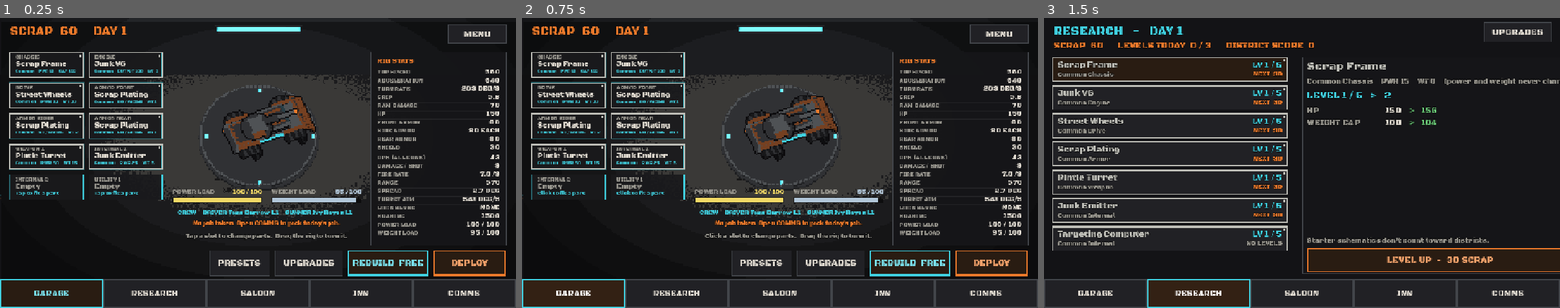
Above: before the commit, frames 1-3 (left to right).
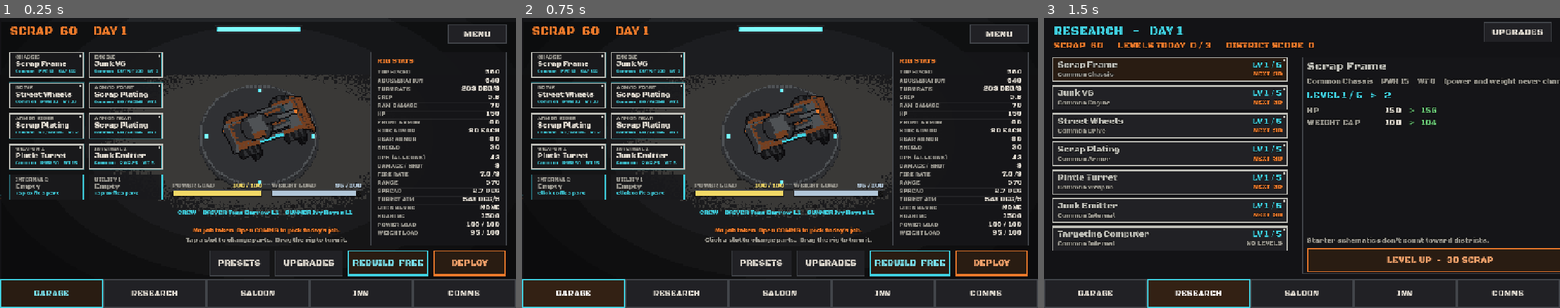
Above: after the commit, the same moments.

Repository: Asmogius/helriders-game
Game: Godot game, scene res://scenes/garage.tscn
Same seed, same stepped clock (60 frames per second), same inputs: the game is played once before the commit and once after it.
Inputs:
- Up to frame 1 (0.25 s): no input
- Up to frame 2 (0.75 s): click "GARAGE" at 0.5 s
- Up to frame 3 (1.5 s): click "RESEARCH" at 1.25 s

The runs differ from the first frame. In frame 1, 2.8% of the frame differs, in the area x 33-70%, y 56-78%; in frame 2, 2.8%; in frame 3, nothing differs.

Commit message:
V2.3 sample v4: callout line from the open slot card to its part (square-routed in the gutters, only while a slot is open); 8-way outline + glow; part sheet spans centre+right (3 cards at 1280) with a changed-rows stats panel; crew row MIN_TOUCH; tests and v4 previews

Diff:
--- a/scripts/garage.gd
+++ b/scripts/garage.gd
@@ -1349,6 +1349,7 @@
 	const ROW_H := 26.0
 	var single_column := false   # V2.3 sample: one tall column (garage_layout.gd)
 	var _row_h := ROW_H
+	var only_changed := false    # V2.3 sample: list just the rows the previewed part changes
 	# [label, key, higher is better, decimals, suffix]
 	const LEFT := [
 		["TOP SPEED", "speed", true, 0, ""],
@@ -1442,7 +1443,15 @@
 		draw_rect(Rect2(Vector2.ZERO, size), UI.PANEL_EDGE, false, 2.0)
 		draw_string(font, Vector2(16, 28), title, HORIZONTAL_ALIGNMENT_LEFT, size.x - 32.0, 17, T.COL_ORANGE)
 		var col_w := (size.x - 56.0) / 2.0
-		if single_column:   # V2.3 sample: the stats panel on the right
+		if single_column and only_changed:   # V2.3 sample: short panel over the part sheet
+			col_w = size.x - 32.0
+			var rows: Array = (LEFT + RIGHT).filter(_changed)
+			if rows.is_empty():
+				draw_string(font, Vector2(16, 60), "No change", HORIZONTAL_ALIGNMENT_LEFT, col_w, 15, UI.TEXT_DIM)
+			_row_h = minf(ROW_H, (size.y - 44.0) / float(maxi(rows.size(), 1)))
+			_column(font, rows, Vector2(16, 34), col_w)
+			_row_h = ROW_H
+		elif single_column:   # V2.3 sample: the stats panel on the right
 			col_w = size.x - 32.0
 			_row_h = minf(ROW_H, (size.y - 64.0) / float(LEFT.size() + RIGHT.size()))
 			_column(font, LEFT, Vector2(16, 34), col_w)
@@ -1463,9 +1472,18 @@
 				why.append("power")
 			if float(after.capacity) > 0.0 and float(after.weight) > float(after.capacity):
 				why.append("weight")
-			draw_string(font, foot, "OVERLOAD (%s): speed and acceleration -%d%%" % [" + ".join(why), roundi((1.0 - m_after) * 100.0)], HORIZONTAL_ALIGNMENT_LEFT, size.x - 32.0, 15, UI.BAD)
+			var msg := "OVERLOAD (%s): speed and acceleration -%d%%" % [" + ".join(why), roundi((1.0 - m_after) * 100.0)]
+			if single_column:   # V2.3 sample: narrow panel
+				msg = "OVERLOAD: speed, accel -%d%%" % roundi((1.0 - m_after) * 100.0)
+			draw_string(font, foot, msg, HORIZONTAL_ALIGNMENT_LEFT, size.x - 32.0, 15, UI.BAD)
 		elif m_now < 1.0:
 			draw_string(font, foot, "Overload cleared", HORIZONTAL_ALIGNMENT_LEFT, size.x - 32.0, 15, UI.GOOD)
+
+	func _changed(r: Array) -> bool:
+		var key: String = r[1]
+		if absf(float(now[key]) - float(after[key])) >= 0.05:
+			return true
+		return LIMITS.has(key) and absf(float(now[LIMITS[key]]) - float(after[LIMITS[key]])) >= 0.05
 
 	func _column(font: Font, rows: Array, origin: Vector2, width: float) -> void:
 		var y := origin.y
--- a/scripts/garage_focus.gd
+++ b/scripts/garage_focus.gd
@@ -1,12 +1,14 @@
 extends Node
 ## V2.3 sample (P6): while a slot card is open, its part lights up on the rig
-## (an additive copy of that part's sprite sheet, pulsing), instead of callout
-## lines. Uses the rig's own art: part layers (drive, armor, utility and
+## (a solid outline plus an additive copy of that part's sprite sheet, pulsing)
+## and one callout line runs from the card to the part. Nothing is drawn while
+## no slot is open. Uses the rig's own art: part layers (drive, armor, utility and
 ## internal kits), turret sheets (weapons), the hull (chassis and engine: the
 ## engine has no layer of its own). Code-drawn rigs (no art) get nothing.
 
 const Vehicle := preload("res://scripts/vehicle.gd")
 const T := preload("res://scripts/tuning.gd")
+const UI := preload("res://scripts/ui_theme.gd")
 const LAYER_FOR := {   # fitted part id -> its layer on the hull sheet
 	"shock_pulse": "shock_emitter", "emergency_patch": "patch_kit", "mine_dropper": "mine_rack",
 	"targeting_computer": "sensor_dish", "advanced_targeting": "sensor_dish", "roll_cage": "roll_cage",
@@ -16,8 +18,94 @@
 
 var garage: Control
 var _overlay: Sprite2D = null
-var _outline: Array[Sprite2D] = []   # 4 solid copies, 1 texel out, behind the part
+var _outline: Array[Sprite2D] = []   # 8 solid copies, 1 texel out, behind the part
 static var _shader: Shader
+var line: Control   # the callout, drawn above the rig (tests read it)
+
+
+func _ready() -> void:
+	line = Control.new()
+	line.name = "FocusLine"
+	line.mouse_filter = Control.MOUSE_FILTER_IGNORE
+	line.set_anchors_preset(Control.PRESET_FULL_RECT)
+	line.draw.connect(_draw_line)
+	garage.add_child.call_deferred(line)   # last child: above the rig and the cards
+
+
+## Card edge -> elbow -> the part's point on the rig, or [] when nothing is open.
+func callout_points() -> PackedVector2Array:
+	if garage == null or int(garage.get("selected")) < 0 or garage.get("tab") != "GARAGE":
+		return PackedVector2Array()
+	var i := int(garage.get("selected"))
+	var tag: Control = (garage.get("_tags") as Array)[i]
+	var rig: Node2D = garage.get("preview")
+	if tag == null or rig == null or not rig.is_visible_in_tree():
+		return PackedVector2Array()
+	var r := tag.get_global_rect()
+	var grid_right := r.end.x
+	for t: Control in garage.get("_tags"):
+		if t.visible:
+			grid_right = maxf(grid_right, t.get_global_rect().end.x)
+	var to: Vector2 = rig.to_global(garage.call("slot_anchor", i))
+	var slot: Dictionary = garage.SLOTS[i]
+	if _target != null and is_instance_valid(_target) and slot.key != "engine" and slot.key != "chassis":
+		var c := part_centre(_target)
+		if c != Vector2.INF:
+			to = c
+	# Square routing in the gutters: out of the card, along the gutter right of
+	# the grid to the part's height, then straight across to the part. The
+	# line never crosses another card or the part sheet.
+	var gx := grid_right + UI.GAP
+	if r.end.x >= grid_right - 1.0:   # right-hand card: straight out of its edge
+		var from := Vector2(r.end.x, r.get_center().y)
+		return PackedVector2Array([from, Vector2(gx, from.y), Vector2(gx, to.y), to])
+	# left-hand card: down into the gap under it first
+	var gy := r.end.y + UI.GAP * 0.5
+	var from := Vector2(r.end.x - 2.0 * UI.GRID, r.end.y)
+	return PackedVector2Array([from, Vector2(from.x, gy), Vector2(gx, gy), Vector2(gx, to.y), to])
+
+
+static var _centres := {}   # "texture rid:frame" -> local centre of the opaque pixels
+
+
+## Global centre of the visible pixels of `sp`'s current frame (Vector2.INF if none).
+static func part_centre(sp: Sprite2D) -> Vector2:
+	if sp.texture == null:
+		return Vector2.INF
+	var key := "%s:%d" % [sp.texture.get_rid(), sp.frame]
+	if not _centres.has(key):
+		var img := sp.texture.get_image()
+		var fw := img.get_width() / sp.hframes
+		var fh := img.get_height() / sp.vframes
+		var ox := (sp.frame % sp.hframes) * fw
+		var oy := (sp.frame / sp.hframes) * fh
+		var sum := Vector2.ZERO
+		var n := 0
+		for y in range(0, fh, 2):
+			for x in range(0, fw, 2):
+				if img.get_pixel(ox + x, oy + y).a > 0.5:
+					sum += Vector2(x, y)
+					n += 1
+		_centres[key] = Vector2.INF if n == 0 else sum / n - Vector2(fw, fh) * (0.5 if sp.centered else 0.0) + sp.offset
+	var local: Vector2 = _centres[key]
+	return Vector2.INF if local == Vector2.INF else sp.get_global_transform() * local
+
+
+func _draw_line() -> void:
+	var p := callout_points()
+	if p.is_empty():
+		return
+	var gt := line.get_global_transform().affine_inverse()
+	for k in p.size():
+		p[k] = gt * p[k]
+	var c := T.COL_ORANGE
+	line.draw_polyline(p, Color(0, 0, 0, 0.6), 6.0)   # dark edge: reads on any floor
+	line.draw_polyline(p, c, 3.0)
+	line.draw_circle(p[0], 5.0, c)
+	var end := p[p.size() - 1]
+	var pulse := 10.0 + 2.0 * sin(_t * 5.0)
+	line.draw_arc(end, pulse, 0.0, TAU, 24, Color(0, 0, 0, 0.6), 5.0)
+	line.draw_arc(end, pulse, 0.0, TAU, 24, c, 2.5)
 var _target: Sprite2D = null
 var _t := 0.0
 
@@ -54,6 +142,8 @@
 
 func _process(delta: float) -> void:
 	_t += delta
+	if line != null:
+		line.queue_redraw()
 	var want: Sprite2D = null
 	if garage != null and int(garage.get("selected")) >= 0 and garage.get("preview") != null:
 		var i := int(garage.get("selected"))
@@ -73,7 +163,7 @@
 			if _shader == null:
 				_shader = Shader.new()
 				_shader.code = SILHOUETTE
-			for d: Vector2 in [Vector2.LEFT, Vector2.RIGHT, Vector2.UP, Vector2.DOWN]:
+			for d: Vector2 in [Vector2.LEFT, Vector2.RIGHT, Vector2.UP, Vector2.DOWN, Vector2(-1, -1), Vector2(1, -1), Vector2(-1, 1), Vector2(1, 1)]:
 				var o := Sprite2D.new()
 				o.name = "FocusOutline"
 				var sm := ShaderMaterial.new()
@@ -92,7 +182,7 @@
 		_overlay.frame = _target.frame
 		_overlay.centered = _target.centered
 		_overlay.offset = _target.offset
-		_overlay.modulate = Color(T.COL_ORANGE, 0.3 + 0.15 * sin(_t * 5.0))
+		_overlay.modulate = Color(T.COL_ORANGE, 0.45 + 0.2 * sin(_t * 5.0))
 		for o in _outline:
 			o.texture = _target.texture
 			o.hframes = _target.hframes
--- a/scripts/garage_layout.gd
+++ b/scripts/garage_layout.gd
@@ -25,7 +25,7 @@
 const CARD_H := UI.MIN_TOUCH
 const STATS_W := 42.0 * UI.GRID      # 336
 const RIG_Y := 0.42      # rig centre, fraction of the content height
-const OPEN_SCALE := 0.72 # rig scale while the part sheet is open
+const OPEN_SCALE := 0.85 # rig scale while the part sheet is open
 
 
 static func left_w() -> float:
@@ -93,7 +93,12 @@
 	# --- right: the stats panel, always on the GARAGE tab --------------------
 	var sheet_stats: Control = g.get("_stat_sheet")
 	sheet_stats.set("single_column", true)
-	_place(sheet_stats, right)
+	var sheet_h: float = g.SHEET_H
+	if open:   # the part sheet runs under the stats panel too: 3 cards at 1280
+		_place(sheet_stats, Rect2(right.position, Vector2(right.size.x, right.size.y - sheet_h - GAP)))
+	else:
+		_place(sheet_stats, right)
+	sheet_stats.set("only_changed", open)
 	sheet_stats.visible = on_garage and g.profile.has_rig()
 	if not open and sheet_stats.visible:
 		var now: Dictionary = g.call("_built", g.profile.rig)
@@ -102,14 +107,13 @@
 	# --- centre: rig, meters, crew / job / hint, or the part sheet -----------
 	var holder: Node2D = g.get("_rig_holder")
 	var sheet: Control = g.get("_sheet")
-	var sheet_h: float = g.SHEET_H
 	var rig_area := centre
 	if open:
 		rig_area = Rect2(centre.position, Vector2(centre.size.x, centre.size.y - sheet_h - GAP))
-		_place(sheet, Rect2(centre.position.x, centre.end.y - sheet_h, centre.size.x, sheet_h))
+		_place(sheet, Rect2(centre.position.x, centre.end.y - sheet_h, right.end.x - centre.position.x, sheet_h))
 		var title: Label = g.get("_sheet_title")
 		title.clip_text = true
-		title.size = Vector2(centre.size.x - 2.0 * UI.GRID * 2.0, 4.0 * UI.GRID)
+		title.size = Vector2(right.end.x - centre.position.x - 4.0 * UI.GRID, 4.0 * UI.GRID)
 		title.add_theme_font_size_override("font_size", 15)
 	holder.position = Vector2(rig_area.get_center().x, rig_area.position.y + rig_area.size.y * (0.5 if open else RIG_Y))
 	holder.scale = Vector2.ONE * (OPEN_SCALE if open else 1.0)
@@ -118,17 +122,22 @@
 	_place(touch, rig_area)
 	touch.mouse_filter = Control.MOUSE_FILTER_IGNORE if open else Control.MOUSE_FILTER_STOP
 	var meter: Control = g.get("_power_meter")
-	var y := centre.end.y - 3.0 * 32.0 - 48.0
+	# meters 44, crew row MIN_TOUCH (it opens the INN), job and hint 24 each
+	var heights := {"_crew_line": UI.MIN_TOUCH, "_job": 3.0 * UI.GRID, "_hint": 3.0 * UI.GRID}
+	var y := centre.end.y - 44.0 - UI.GRID * 0.5 - UI.MIN_TOUCH - 6.0 * UI.GRID
 	_place(meter, Rect2(centre.position.x, y, centre.size.x, 44.0))
 	meter.visible = not open and g.profile.has_rig()
-	y += 48.0
+	y += 44.0 + UI.GRID * 0.5
 	for name: String in ["_crew_line", "_job", "_hint"]:
 		var c: Control = g.get(name)
-		_place(c, Rect2(centre.position.x, y, centre.size.x, 4.0 * UI.GRID))
+		var h: float = heights[name]
+		_place(c, Rect2(centre.position.x, y, centre.size.x, h))
+		c.custom_minimum_size.y = h
 		if c is Label:
 			(c as Label).clip_text = true
+			(c as Label).vertical_alignment = VERTICAL_ALIGNMENT_CENTER
 		c.add_theme_font_size_override("font_size", 15)
-		y += 4.0 * UI.GRID
+		y += h
 	(g.get("_crew_line") as Control).visible = not open
 	(g.get("_job") as Control).visible = not open
 	(g.get("_hint") as Control).visible = not open
--- a/tests/garage_layout_test.gd
+++ b/tests/garage_layout_test.gd
@@ -42,7 +42,13 @@
 		check(stats.visible and stats.position.x >= cols[2].position.x - 1.0, "%s: stats panel on the right" % sz)
 		var holder: Node2D = g.get("_rig_holder")
 		check(absf(holder.position.x - cols[1].get_center().x) < 1.0, "%s: rig centred in the middle column" % sz)
-		check(not (g.get("_callouts") as CanvasItem).visible and not (g.get("_rings") as CanvasItem).visible, "no callout lines or rings")
+		check(not (g.get("_callouts") as CanvasItem).visible and not (g.get("_rings") as CanvasItem).visible, "old all-slot callouts off")
+		var crew: Control = g.get("_crew_line")
+		check(crew.size.y >= UI.MIN_TOUCH, "%s: crew row is touch size (%d)" % [sz, crew.size.y])
+		var abar: Control = (g.get("_deploy") as Control).get_parent()
+		for b: Node in abar.get_children():
+			if b is Button and (b as Button).visible:
+				check((b as Button).size.y >= UI.MIN_TOUCH, "%s: action button %s touch size" % [sz, (b as Button).text])
 		var bar: Control = (g.get("_deploy") as Control).get_parent()
 		check(bar.visible and bar.position.y + bar.size.y <= sz.y - g.FOOTER_H + 0.5, "%s: action bar above the tabs" % sz)
 	# Focus: opening a slot lights that part's sprite; closing clears it.
@@ -51,6 +57,8 @@
 		if c.get_script() == GarageFocus:
 			focus = c
 	check(focus != null, "focus pass present")
+	await process_frame
+	check(focus.callout_points().is_empty(), "nothing selected: no callout line")
 	var rig: Node2D = g.get("preview")
 	var lit_any := false
 	var seen := {}
@@ -65,13 +73,41 @@
 			lit_any = true
 			seen[s] = true
 			check(s.get_node_or_null("FocusGlow") != null, "slot %d: glow on the part" % i)
+		var pts: PackedVector2Array = focus.callout_points()
+		check(pts.size() >= 3, "slot %d: callout line drawn" % i)
+		if pts.size() >= 3:
+			var tr: Rect2 = (g.get("_tags")[i] as Control).get_global_rect().grow(1.0)
+			check(tr.has_point(pts[0]), "slot %d: line starts on its card" % i)
+			for t: Control in g.get("_tags"):
+				if t != g.get("_tags")[i] and t.visible:
+					var other := t.get_global_rect()
+					for k in pts.size() - 1:
+						var mid := (pts[k] + pts[k + 1]) * 0.5
+						check(not (other.has_point(pts[k + 1]) or other.has_point(mid)), "slot %d: line clear of other cards" % i)
+		var sheet: Control = g.get("_sheet")
+		var cards_fit: float = (sheet.size.x - 28.0) / (262.0 + 12.0)
+		check(cards_fit >= 2.5, "part sheet fits %.1f cards (>= 2.5)" % cards_fit)
 		var bar2: Node = (g.get("_deploy") as Control).get_parent()
 		check(bar2.get_node("Back").visible and bar2.get_node("Equip").visible and not (g.get("_deploy") as Control).visible, "open slot: BACK and EQUIP in the bar")
 		g.close_sheet()
 		for f in 2:
 			await process_frame
-		check(focus.lit() == null, "closed: nothing lit")
+		check(focus.lit() == null and focus.callout_points().is_empty(), "closed: nothing lit, no line")
 	if rig.get("_hull_art") != null:
 		check(lit_any and seen.size() >= 3, "different slots light different parts (%d)" % seen.size())
+	# Equipped parts are drawn: fitting the Half-Track swaps the rig's drive layer.
+	if rig.get("_hull_art") != null:
+		profile.schematics.append("half_track")
+		profile.scrap += 1000
+		check(profile.apply_loadout(profile.with_part(profile.rig, "drive", 0, "half_track")), "fit half track")
+		for f in 3:
+			await process_frame
+		var layers: Dictionary = rig.get("_layer_sprites")
+		check(layers.has("drive:half_track") and not layers.has("drive:street_wheels"), "the preview wears the Half-Track layer (%s)" % [layers.keys()])
+		g.open_slot(2)
+		for f in 3:
+			await process_frame
+		check(focus.lit() == layers.get("drive:half_track"), "DRIVE open lights the Half-Track")
+		g.close_sheet()
 	print("GARAGE LAYOUT TEST ", "PASSED" if fails == 0 else "FAILED (%d)" % fails)
 	quit(1 if fails else 0)
--- a/tools/art/capture_garage_sample.gd
+++ b/tools/art/capture_garage_sample.gd
@@ -3,6 +3,7 @@
 ##   xvfb-run -s "-screen 0 1280x720x24" godot --path . -s res://tools/art/capture_garage_sample.gd -- out.png [before|fade]
 ## "before": the room off (old floor grid). "fade": mid-fade to the RESEARCH tab.
 ## "slot": the ARMOR FRONT card open (part sheet, BACK / EQUIP, its part lit).
+## "halftracks": Half Track fitted and the DRIVE card open. "weapon": WEAPON 1 open.
 ## Uses HOME as given; run with a throwaway HOME so no real save is touched.
 
 var _frames := 0
@@ -26,8 +27,14 @@
 		_g = current_scene
 		if _mode == "before" and _g.get("_workshop") != null:
 			_g._workshop.set_open(false, true)
-	if _frames == 40 and _mode == "slot":
-		_g.call("open_slot", 3)
+	if _frames == 34 and _mode == "halftracks":
+		var p: Node = root.get_node("/root/Profile")
+		if not p.schematics.has("half_track"):
+			p.schematics.append("half_track")
+		p.scrap += 1000
+		p.apply_loadout(p.with_part(p.rig, "drive", 0, "half_track"))
+	if _frames == 40 and _mode in ["slot", "halftracks", "weapon"]:
+		_g.call("open_slot", {"slot": 3, "halftracks": 2, "weapon": 6}[_mode])
 	if _frames == 50 and _mode == "fade":
 		_g.call("show_tab", "RESEARCH")
 	if _frames == (57 if _mode == "fade" else 90):
Binary file added: art/previews/sample_garage_v4_halftracks.png
Binary file added: art/previews/sample_garage_v4_none.png
Binary file added: art/previews/sample_garage_v4_other.png
